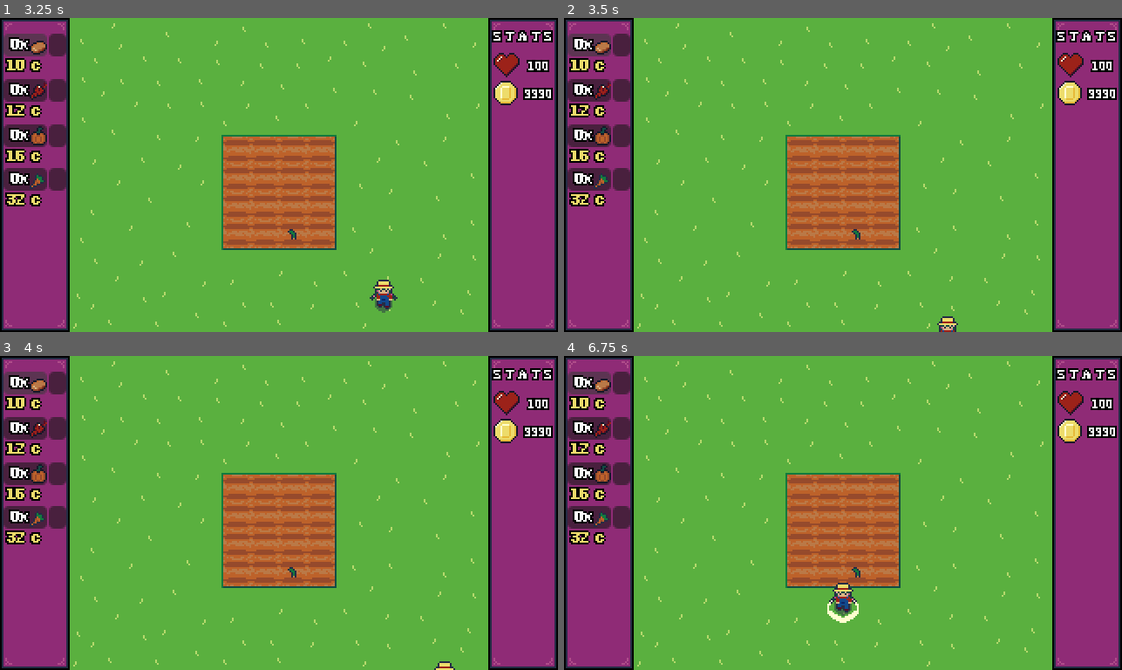
Above: before the commit, frames 1-4 (two rows, left to right).
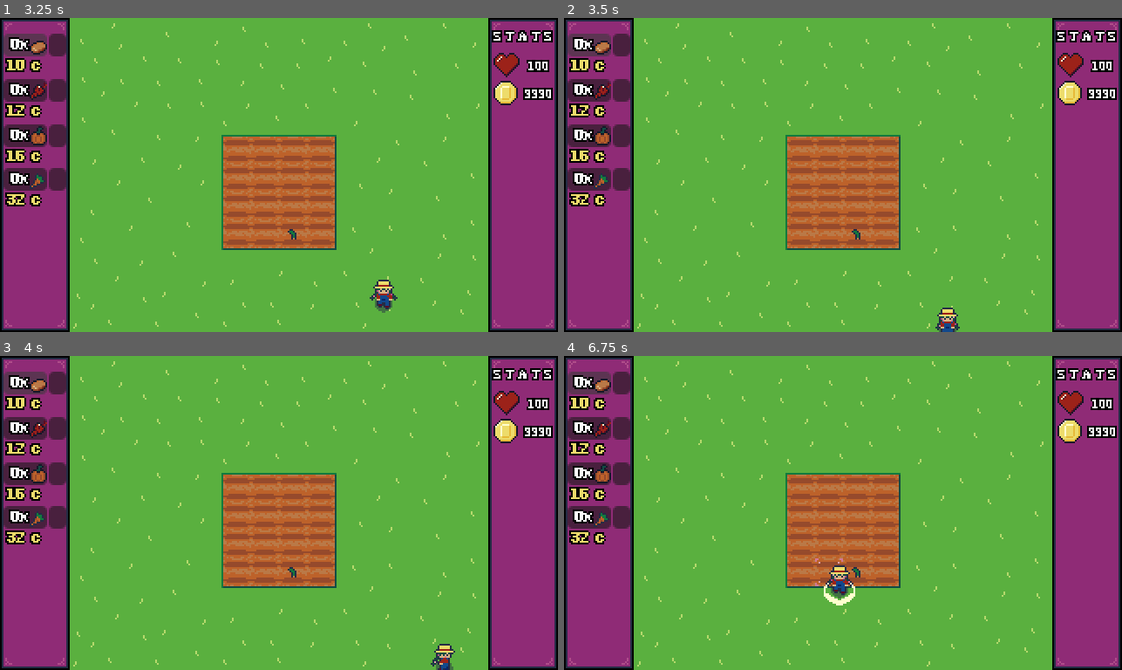
Above: after the commit, the same moments.

Repository: ghoulBlade3/harvest_bounty
Game: Godot game, scene res://main.tscn
Same seed, same stepped clock (60 frames per second), same inputs: the game is played once before the commit and once after it.
Inputs (mouse positions are in pixels of both pictures, inside the frame that each line leads up to):
- Up to frame 1 (3.25 s): click (55, 46) at 0.52 s; click (27, 46) at 1.27 s; tap Enter at 2 s; hold D (move_right) 2.03-2.78 s; tap J (attack) at 2.1 s; hold S (move_down) from 2.78 s (still down); tap E (interact) at 2.85 s
- Up to frame 2 (3.5 s): keep holding S (move_down)
- Up to frame 3 (4 s): release S (move_down) at 3.53 s; hold D (move_right) from 3.53 s (still down); tap R (water) at 3.6 s
- Up to frame 4 (6.75 s): release D (move_right) at 4.28 s; hold W (move_up) 4.28-5.03 s; tap one key every 0.75 s from 4.35 s: J (attack) E (interact) R (water) J (attack); hold A (move_left) 5.03-6.53 s; hold S (move_down) from 6.53 s (still down)

Frame 1 is identical in both runs. In frame 2, 0.2% of the frame differs, in the area x 66-71%, y 92-100%; in frame 3, 0.2%; in frame 4, 0.7%, in the area x 45-53%, y 64-85%.

Commit message:
added world boundary

Diff:
--- a/main.tscn
+++ b/main.tscn
@@ -187,6 +187,19 @@
 
 [sub_resource type="RectangleShape2D" id="RectangleShape2D_yaehf"]
 size = Vector2(6, 12)
+
+[sub_resource type="WorldBoundaryShape2D" id="WorldBoundaryShape2D_2cqfq"]
+normal = Vector2(1, 0)
+
+[sub_resource type="WorldBoundaryShape2D" id="WorldBoundaryShape2D_yaehf"]
+normal = Vector2(-1, 0)
+
+[sub_resource type="WorldBoundaryShape2D" id="WorldBoundaryShape2D_074og"]
+normal = Vector2(0, 1)
+distance = -54.005093
+
+[sub_resource type="WorldBoundaryShape2D" id="WorldBoundaryShape2D_cegan"]
+distance = -97.0
 
 [node name="main" type="Node2D" unique_id=1077295442]
 metadata/_edit_lock_ = true
@@ -317,35 +330,52 @@
 position = Vector2(131, -48)
 newTexture = ExtResource("12_w48qg")
 
+[node name="world_border" type="StaticBody2D" parent="." unique_id=1703324472]
+
+[node name="left_border" type="CollisionShape2D" parent="world_border" unique_id=129734196]
+position = Vector2(-121, 1)
+shape = SubResource("WorldBoundaryShape2D_2cqfq")
+
+[node name="right_border" type="CollisionShape2D" parent="world_border" unique_id=322519101]
+position = Vector2(122, 1)
+shape = SubResource("WorldBoundaryShape2D_yaehf")
+
+[node name="top_border" type="CollisionShape2D" parent="world_border" unique_id=958215342]
+position = Vector2(0, -31)
+shape = SubResource("WorldBoundaryShape2D_074og")
+
+[node name="bottom_border" type="CollisionShape2D" parent="world_border" unique_id=212930843]
+shape = SubResource("WorldBoundaryShape2D_cegan")
+
 [connection signal="area_entered" from="game_objects/farmland" to="game_objects/farmland" method="_on_area_entered"]
 [connection signal="area_exited" from="game_objects/farmland" to="game_objects/farmland" method="_on_area_exited"]
-[connection signal="area_entered" from="game_objects/@Area2D@18809" to="game_objects/@Area2D@18809" method="_on_area_entered"]
-[connection signal="area_exited" from="game_objects/@Area2D@18809" to="game_objects/@Area2D@18809" method="_on_area_exited"]
-[connection signal="area_entered" from="game_objects/@Area2D@18810" to="game_objects/@Area2D@18810" method="_on_area_entered"]
-[connection signal="area_exited" from="game_objects/@Area2D@18810" to="game_objects/@Area2D@18810" method="_on_area_exited"]
-[connection signal="area_entered" from="game_objects/@Area2D@18811" to="game_objects/@Area2D@18811" method="_on_area_entered"]
-[connection signal="area_exited" from="game_objects/@Area2D@18811" to="game_objects/@Area2D@18811" method="_on_area_exited"]
-[connection signal="area_entered" from="game_objects/@Area2D@18812" to="game_objects/@Area2D@18812" method="_on_area_entered"]
-[connection signal="area_exited" from="game_objects/@Area2D@18812" to="game_objects/@Area2D@18812" method="_on_area_exited"]
-[connection signal="area_entered" from="game_objects/@Area2D@18813" to="game_objects/@Area2D@18813" method="_on_area_entered"]
-[connection signal="area_exited" from="game_objects/@Area2D@18813" to="game_objects/@Area2D@18813" method="_on_area_exited"]
-[connection signal="area_entered" from="game_objects/@Area2D@18814" to="game_objects/@Area2D@18814" method="_on_area_entered"]
-[connection signal="area_exited" from="game_objects/@Area2D@18814" to="game_objects/@Area2D@18814" method="_on_area_exited"]
-[connection signal="area_entered" from="game_objects/@Area2D@18815" to="game_objects/@Area2D@18815" method="_on_area_entered"]
-[connection signal="area_exited" from="game_objects/@Area2D@18815" to="game_objects/@Area2D@18815" method="_on_area_exited"]
-[connection signal="area_entered" from="game_objects/@Area2D@18816" to="game_objects/@Area2D@18816" method="_on_area_entered"]
-[connection signal="area_exited" from="game_objects/@Area2D@18816" to="game_objects/@Area2D@18816" method="_on_area_exited"]
-[connection signal="area_entered" from="game_objects/@Area2D@18817" to="game_objects/@Area2D@18817" method="_on_area_entered"]
-[connection signal="area_exited" from="game_objects/@Area2D@18817" to="game_objects/@Area2D@18817" method="_on_area_exited"]
-[connection signal="area_entered" from="game_objects/@Area2D@18818" to="game_objects/@Area2D@18818" method="_on_area_entered"]
-[connection signal="area_exited" from="game_objects/@Area2D@18818" to="game_objects/@Area2D@18818" method="_on_area_exited"]
-[connection signal="area_entered" from="game_objects/@Area2D@18819" to="game_objects/@Area2D@18819" method="_on_area_entered"]
-[connection signal="area_exited" from="game_objects/@Area2D@18819" to="game_objects/@Area2D@18819" method="_on_area_exited"]
-[connection signal="area_entered" from="game_objects/@Area2D@18820" to="game_objects/@Area2D@18820" method="_on_area_entered"]
-[connection signal="area_exited" from="game_objects/@Area2D@18820" to="game_objects/@Area2D@18820" method="_on_area_exited"]
-[connection signal="area_entered" from="game_objects/@Area2D@18821" to="game_objects/@Area2D@18821" method="_on_area_entered"]
-[connection signal="area_exited" from="game_objects/@Area2D@18821" to="game_objects/@Area2D@18821" method="_on_area_exited"]
-[connection signal="area_entered" from="game_objects/@Area2D@18822" to="game_objects/@Area2D@18822" method="_on_area_entered"]
-[connection signal="area_exited" from="game_objects/@Area2D@18822" to="game_objects/@Area2D@18822" method="_on_area_exited"]
-[connection signal="area_entered" from="game_objects/@Area2D@18823" to="game_objects/@Area2D@18823" method="_on_area_entered"]
-[connection signal="area_exited" from="game_objects/@Area2D@18823" to="game_objects/@Area2D@18823" method="_on_area_exited"]
+[connection signal="area_entered" from="game_objects/@Area2D@18871" to="game_objects/@Area2D@18871" method="_on_area_entered"]
+[connection signal="area_exited" from="game_objects/@Area2D@18871" to="game_objects/@Area2D@18871" method="_on_area_exited"]
+[connection signal="area_entered" from="game_objects/@Area2D@18872" to="game_objects/@Area2D@18872" method="_on_area_entered"]
+[connection signal="area_exited" from="game_objects/@Area2D@18872" to="game_objects/@Area2D@18872" method="_on_area_exited"]
+[connection signal="area_entered" from="game_objects/@Area2D@18873" to="game_objects/@Area2D@18873" method="_on_area_entered"]
+[connection signal="area_exited" from="game_objects/@Area2D@18873" to="game_objects/@Area2D@18873" method="_on_area_exited"]
+[connection signal="area_entered" from="game_objects/@Area2D@18874" to="game_objects/@Area2D@18874" method="_on_area_entered"]
+[connection signal="area_exited" from="game_objects/@Area2D@18874" to="game_objects/@Area2D@18874" method="_on_area_exited"]
+[connection signal="area_entered" from="game_objects/@Area2D@18875" to="game_objects/@Area2D@18875" method="_on_area_entered"]
+[connection signal="area_exited" from="game_objects/@Area2D@18875" to="game_objects/@Area2D@18875" method="_on_area_exited"]
+[connection signal="area_entered" from="game_objects/@Area2D@18876" to="game_objects/@Area2D@18876" method="_on_area_entered"]
+[connection signal="area_exited" from="game_objects/@Area2D@18876" to="game_objects/@Area2D@18876" method="_on_area_exited"]
+[connection signal="area_entered" from="game_objects/@Area2D@18877" to="game_objects/@Area2D@18877" method="_on_area_entered"]
+[connection signal="area_exited" from="game_objects/@Area2D@18877" to="game_objects/@Area2D@18877" method="_on_area_exited"]
+[connection signal="area_entered" from="game_objects/@Area2D@18878" to="game_objects/@Area2D@18878" method="_on_area_entered"]
+[connection signal="area_exited" from="game_objects/@Area2D@18878" to="game_objects/@Area2D@18878" method="_on_area_exited"]
+[connection signal="area_entered" from="game_objects/@Area2D@18879" to="game_objects/@Area2D@18879" method="_on_area_entered"]
+[connection signal="area_exited" from="game_objects/@Area2D@18879" to="game_objects/@Area2D@18879" method="_on_area_exited"]
+[connection signal="area_entered" from="game_objects/@Area2D@18880" to="game_objects/@Area2D@18880" method="_on_area_entered"]
+[connection signal="area_exited" from="game_objects/@Area2D@18880" to="game_objects/@Area2D@18880" method="_on_area_exited"]
+[connection signal="area_entered" from="game_objects/@Area2D@18881" to="game_objects/@Area2D@18881" method="_on_area_entered"]
+[connection signal="area_exited" from="game_objects/@Area2D@18881" to="game_objects/@Area2D@18881" method="_on_area_exited"]
+[connection signal="area_entered" from="game_objects/@Area2D@18882" to="game_objects/@Area2D@18882" method="_on_area_entered"]
+[connection signal="area_exited" from="game_objects/@Area2D@18882" to="game_objects/@Area2D@18882" method="_on_area_exited"]
+[connection signal="area_entered" from="game_objects/@Area2D@18883" to="game_objects/@Area2D@18883" method="_on_area_entered"]
+[connection signal="area_exited" from="game_objects/@Area2D@18883" to="game_objects/@Area2D@18883" method="_on_area_exited"]
+[connection signal="area_entered" from="game_objects/@Area2D@18884" to="game_objects/@Area2D@18884" method="_on_area_entered"]
+[connection signal="area_exited" from="game_objects/@Area2D@18884" to="game_objects/@Area2D@18884" method="_on_area_exited"]
+[connection signal="area_entered" from="game_objects/@Area2D@18885" to="game_objects/@Area2D@18885" method="_on_area_entered"]
+[connection signal="area_exited" from="game_objects/@Area2D@18885" to="game_objects/@Area2D@18885" method="_on_area_exited"]
Not shown: 1 places in main.tscn that only renumber resources
